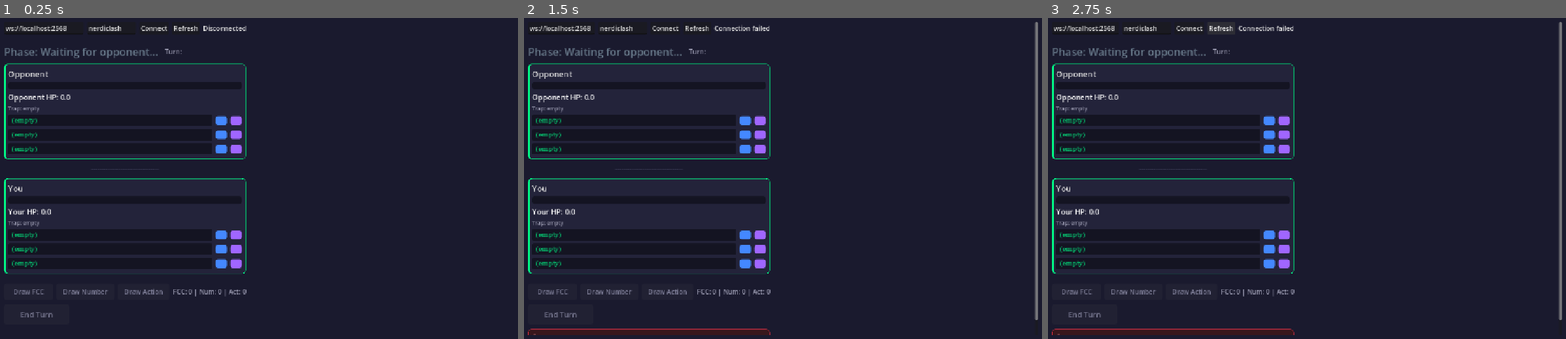
Above: before the commit, frames 1-3 (left to right).
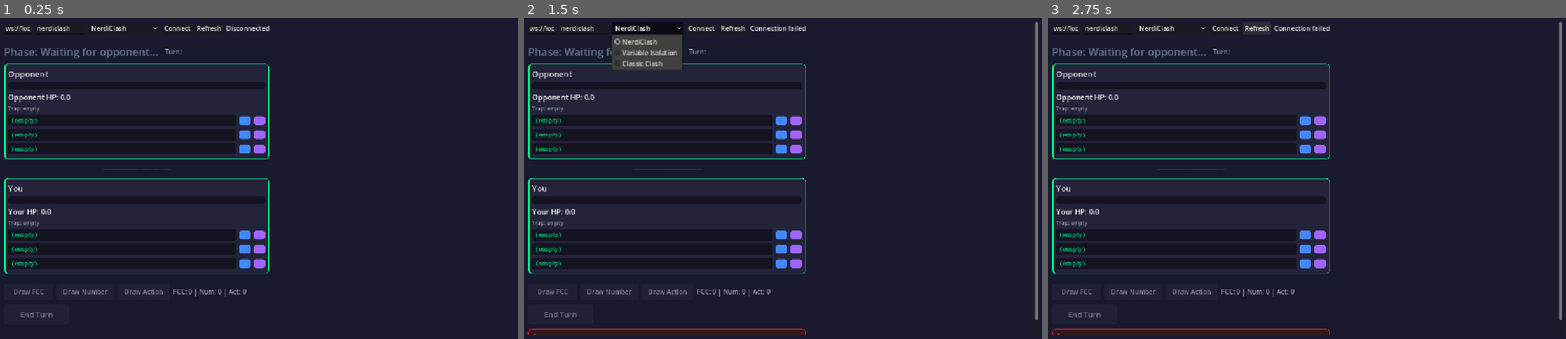
Above: after the commit, the same moments.

Repository: noodledon/NerdCard
Game: Godot game, scene res://game.tscn
The game is run twice, just before and just after one commit, with the same random seed, the same clock (stepped at 60 frames per second) and the same inputs.
Inputs (mouse positions are in pixels of both pictures, inside the frame that each line leads up to):
- Up to frame 1 (0.25 s): no input
- Up to frame 2 (1.5 s): click "Connect" at 0.5 s; click (648, 27) at 1.25 s, where only the run after the commit has a clickable "NerdiClash"
- Up to frame 3 (2.75 s): click "Refresh" at 2 s

The runs differ from the first frame. In frame 1, 2.2% of the frame differs, in the area x 5-53%, y 2-80%; in frame 2, 3.9%, in the area x 5-55%, y 1-99%; in frame 3, 2.5%.

Commit message:
feat(client): mode picker on connect screen + mode badge
Generated with [Devin](https://devin.ai)

Co-Authored-By: Devin <158243242+devin-ai-integration[bot]@users.noreply.github.com>

Diff:
--- a/client/game.gd
+++ b/client/game.gd
@@ -18,6 +18,7 @@
 @onready var connect_button: Button = $CanvasLayer/MarginContainer/ScrollContainer/VBoxContainer/ConnectRow/ConnectButton
 @onready var status_label: Label = $CanvasLayer/MarginContainer/ScrollContainer/VBoxContainer/ConnectRow/StatusLabel
 
+@onready var phase_turn_row: HBoxContainer = $CanvasLayer/MarginContainer/ScrollContainer/VBoxContainer/PhaseTurnRow
 @onready var turn_phase_label: Label = $CanvasLayer/MarginContainer/ScrollContainer/VBoxContainer/PhaseTurnRow/TurnPhaseLabel
 @onready var turn_owner_label: Label = $CanvasLayer/MarginContainer/ScrollContainer/VBoxContainer/PhaseTurnRow/TurnOwnerLabel
 
@@ -92,6 +93,22 @@
 	"abandoned": "Game abandoned",
 }
 
+## Mode picker entries in OptionButton order — display label ↔ wire
+## GameMode value (server/src/logic/modes.ts GAME_MODES). The wire value
+## rides as item metadata.
+const MODE_OPTIONS: Array = [
+	{"label": "NerdiClash", "value": "nerdiclash"},
+	{"label": "Variable Isolation", "value": "variable_isolation"},
+	{"label": "Classic Clash", "value": "classic_clash"},
+]
+
+## Wire GameMode → display label (HUD badge, status line, room rows).
+const MODE_LABELS: Dictionary = {
+	"nerdiclash": "NerdiClash",
+	"variable_isolation": "Variable Isolation",
+	"classic_clash": "Classic Clash",
+}
+
 ## Base captions for the three draw buttons — the armed deck gets a " ·1"
 ## suffix so a split-draw selection is visible before the second click.
 const DECK_BUTTON_BASE_TEXT: Dictionary = {
@@ -145,6 +162,13 @@
 ## Visible only while seated — leave_room unseats us but keeps the socket,
 ## so leaving returns to this lobby row without a reconnect (wave-12 T2).
 var _leave_button: Button
+
+## Mode picker on the connect row and the HUD mode badge on the phase row —
+## both code-built in _ready (same convention as the room field; wave-13
+## M3). The picker's choice rides join_room.mode; the badge reads the
+## snapshot's root `mode`, so it always shows the room's actual mode.
+var _mode_option_button: OptionButton
+var _mode_badge_label: Label
 
 ## Rematch button, code-built into the scene's GameOverVBox in _ready (same
 ## convention as the defense banner — game.tscn untouched). Rematch votes
@@ -173,6 +197,8 @@
 	_build_room_field()
 	_build_room_browser()
 	_build_leave_button()
+	_build_mode_picker()
+	_build_mode_badge()
 	_build_rematch_button()
 	_render_from_model()
 
@@ -215,6 +241,58 @@
 	connect_row.move_child(_leave_button, 4)
 
 
+## Mode OptionButton between the room field and ConnectButton (index 2).
+## Must run after _build_room_browser/_build_leave_button — those move to
+## fixed indices 3/4, which only land right while ConnectButton still
+## sits at index 2.
+func _build_mode_picker() -> void:
+	_mode_option_button = OptionButton.new()
+	for option in MODE_OPTIONS:
+		_mode_option_button.add_item(String(option["label"]))
+		_mode_option_button.set_item_metadata(_mode_option_button.item_count - 1, option["value"])
+	_mode_option_button.selected = 0
+	_mode_option_button.tooltip_text = "Game mode — fixed for the room once created"
+	connect_row.add_child(_mode_option_button)
+	connect_row.move_child(_mode_option_button, 2)
+
+
+## Small mode readout appended to the phase row (next to the turn labels).
+## Fed by the snapshot's root `mode` — getStateSnapshot surfaces
+## config.mode flat — so a rejoined room shows its own mode, not the
+## picker's request.
+func _build_mode_badge() -> void:
+	_mode_badge_label = Label.new()
+	_mode_badge_label.add_theme_color_override("font_color", TEXT_DIM)
+	_mode_badge_label.add_theme_font_size_override("font_size", 16)
+	_mode_badge_label.vertical_alignment = VERTICAL_ALIGNMENT_CENTER
+	_mode_badge_label.visible = false
+	phase_turn_row.add_child(_mode_badge_label)
+
+
+## Wire GameMode → display label; unknown values pass through verbatim.
+func _mode_label(mode: String) -> String:
+	return String(MODE_LABELS.get(mode, mode))
+
+
+## The picker's wire value — the selected item's metadata, defaulting to
+## the first entry (nerdiclash).
+func _selected_mode() -> String:
+	var idx: int = _mode_option_button.selected
+	if idx < 0:
+		idx = 0
+	var meta: Variant = _mode_option_button.get_item_metadata(idx)
+	return String(meta) if meta != null else "nerdiclash"
+
+
+## Move the picker to a wire mode value — room-browser rows preset it, so
+## Connect can't hit the live room's MODE_MISMATCH by accident.
+func _select_mode(mode: String) -> void:
+	for i in _mode_option_button.item_count:
+		if String(_mode_option_button.get_item_metadata(i)) == mode:
+			_mode_option_button.select(i)
+			return
+
+
 ## Refresh doubles as the lobby dial: a cold socket browses without taking
 ## a seat (browse_rooms), a live one just re-asks.
 func _on_refresh_rooms_pressed() -> void:
@@ -233,20 +311,27 @@
 	for entry in rooms:
 		var info: Dictionary = entry
 		var listed_name: String = String(info.get("name", ""))
+		var listed_mode: String = String(info.get("mode", ""))
 		var row := Button.new()
 		row.alignment = HORIZONTAL_ALIGNMENT_LEFT
-		row.text = "%s — %d/2 — %s" % [
+		row.text = "%s — %d/2 — %s — %s" % [
 			listed_name,
 			int(info.get("playerCount", 0)),
 			String(info.get("phase", "waiting")),
+			_mode_label(listed_mode) if listed_mode != "" else "?",
 		]
-		row.pressed.connect(func() -> void: _room_line_edit.text = listed_name)
+		## A live room's mode is fixed — preset the picker to the row's mode
+		## so the following Connect agrees with it (MODE_MISMATCH otherwise).
+		row.pressed.connect(func() -> void:
+			_room_line_edit.text = listed_name
+			_select_mode(listed_mode)
+		)
 		_rooms_vbox.add_child(row)
 
 
 func _on_connect_button_pressed() -> void:
 	status_label.text = "Connecting..."
-	ConnectionManager.connect_to_server(ip_line_edit.text, "", _room_line_edit.text)
+	ConnectionManager.connect_to_server(ip_line_edit.text, "", _room_line_edit.text, _selected_mode())
 
 
 ## leave_room needs a seat, so send_intent's _joined gate is the right
@@ -273,7 +358,11 @@
 func _on_connected(role: String) -> void:
 	_local_role = role
 	_leave_button.visible = true
-	status_label.text = "Connected as %s" % role
+	## confirmed_mode is the bridge's `joined.mode` echo — the room's
+	## authoritative mode, which may differ from the picker's request only
+	## on a seat reclaim.
+	var mode_text: String = _mode_label(ConnectionManager.confirmed_mode)
+	status_label.text = "Connected as %s" % role if mode_text == "" else "Connected as %s — %s" % [role, mode_text]
 
 
 func _on_state_changed(_snapshot: Dictionary) -> void:
@@ -336,6 +425,7 @@
 	_render_construction_panel(phase, local_player)
 	_render_defense_banner(phase, state)
 	_render_game_over(phase, state)
+	_render_mode_badge(state)
 
 
 ## Drops selection ids whose card has left the hand (consumed by a
@@ -715,6 +805,15 @@
 		construction_countdown.text = "%ds" % _deadline_seconds_left()
 	elif phase == "defense" and _defense_label != null:
 		_defense_label.text = _defense_banner_text()
+
+
+## Snapshot-root `mode` → "Mode: X" badge on the phase row; hidden before
+## the first snapshot (no mode known yet) and after a leave/reset.
+func _render_mode_badge(state: Dictionary) -> void:
+	var mode: String = String(state.get("mode", ""))
+	_mode_badge_label.visible = mode != ""
+	if mode != "":
+		_mode_badge_label.text = "Mode: %s" % _mode_label(mode)
 
 
 func _render_deck_counts(local_player: Dictionary) -> void:
--- a/client/scripts/ConnectionManager.gd
+++ b/client/scripts/ConnectionManager.gd
@@ -16,10 +16,12 @@
 ##     "message", "retryable"}` mirrors ServerErrorSchema.
 ##   Join handshake: `{"type": "join_room", "room": <room_name — each name
 ##     is an isolated 2P game; blank falls back to "nerdiclash">,
+##     "mode": <GameMode — blank falls back to "nerdiclash"; a live room
+##     that disagrees answers MODE_MISMATCH (wave-13 M1)>,
 ##     "displayName": <optional>, "sessionId": <optional>,
 ##     "reconnectToken": <optional>}` outbound,
 ##     `{"type": "joined", "sessionId": "...", "role": "p1"|"p2",
-##     "reconnectToken": "..."}` inbound.
+##     "reconnectToken": "...", "mode": <the room's GameMode>}` inbound.
 ##     Sending the prior sessionId + reconnectToken pair reclaims a
 ##     disconnected seat (json-bridge.ts handleJoin reconnection branch);
 ##     the token proves seat ownership — sessionIds are guessable.
@@ -64,6 +66,14 @@
 var ws: Node = null
 var endpoint: String = "ws://localhost:2568"
 var room_name: String = "nerdiclash"
+## GameMode picked on the connect row (server/src/logic/modes.ts
+## GAME_MODES) — sent on every join_room; a live room that disagrees
+## answers MODE_MISMATCH.
+var game_mode: String = "nerdiclash"
+## The mode echoed back in `joined` — the room's authoritative mode, which
+## on a seat reclaim is whatever the room was created with regardless of
+## the mode we sent (the bridge ignores mode on reclaim).
+var confirmed_mode: String = ""
 var display_name: String = ""
 var _joined: bool = false
 ## True while the in-flight join_room carried a stored sessionId — set in
@@ -90,12 +100,16 @@
 	ws.connect("connection_failed", Callable(self, "_on_ws_connection_failed"))
 
 
-func connect_to_server(url: String, name_hint: String = "", room_hint: String = "") -> void:
+func connect_to_server(url: String, name_hint: String = "", room_hint: String = "", mode_hint: String = "") -> void:
 	endpoint = url
 	display_name = name_hint
 	## Blank keeps the bridge default ("nerdiclash") — room names are
 	## [a-zA-Z0-9_-]{1,32} and each is an isolated 2P game (wave-11 T1).
 	room_name = room_hint if room_hint != "" else "nerdiclash"
+	## Same convention for the GameMode (wave-13 M1): missing/empty is the
+	## v1 default; invalid values are INVALID_PAYLOAD server-side.
+	game_mode = mode_hint if mode_hint != "" else "nerdiclash"
+	confirmed_mode = ""
 	_joined = false
 	_auto_retried = false
 	_room_full_notified = false
@@ -140,7 +154,7 @@
 
 
 func _send_join() -> void:
-	var join_msg: Dictionary = {"type": "join_room", "room": room_name}
+	var join_msg: Dictionary = {"type": "join_room", "room": room_name, "mode": game_mode}
 	if display_name != "":
 		join_msg["displayName"] = display_name
 	## Seat reclaim (T5 + wave-10 T3): a held sessionId + reconnectToken
@@ -151,6 +165,8 @@
 	if _rejoin_attempted:
 		join_msg["sessionId"] = GameModel.local_session_id
 		join_msg["reconnectToken"] = GameModel.local_reconnect_token
+	if OS.is_debug_build():
+		print("[ConnectionManager] join_room: ", join_msg)
 	ws.send_json(join_msg)
 
 
@@ -206,6 +222,9 @@
 			_joined = true
 			GameModel.local_session_id = new_session_id
 			GameModel.local_reconnect_token = String(data.get("reconnectToken", ""))
+			## `joined.mode` echo confirms the room's mode — on a reclaim
+			## this is the seat's mode, not necessarily what we asked for.
+			confirmed_mode = String(data.get("mode", game_mode))
 			emit_signal("connected", String(data.get("role", "")))
 		"state_snapshot":
 			GameModel.state = data.get("state", {})
--- a/client/testkit/TestKit.gd
+++ b/client/testkit/TestKit.gd
@@ -20,7 +20,8 @@
 ##   scenario    {steps}           sequential step list — the timing-safe way
 ##                                 to cross short windows (defense, trap)
 ##   ws_close {}                   close the game socket (reconnect test)
-##   connect_ws  {url}             ConnectionManager.connect_to_server
+##   connect_ws  {url,room,mode}   ConnectionManager.connect_to_server
+##                                 (room/mode optional — bridge defaults)
 ##   get_log {}                    drained ring buffer of WS msgs + signals
 ##   quit {}                       exit the client process
 ##
@@ -252,6 +253,7 @@
 				String(msg.get("url", "ws://localhost:2568")),
 				"",
 				String(msg.get("room", "")),
+				String(msg.get("mode", "")),
 			)
 			return {"connecting": true}
 		"get_log":
@@ -296,7 +298,12 @@
 			"ws_close":
 				r = await _run_command({"cmd": "ws_close"})
 			"connect_ws":
-				r = await _run_command({"cmd": "connect_ws", "url": step.get("url", "ws://localhost:2568")})
+				r = await _run_command({
+					"cmd": "connect_ws",
+					"url": step.get("url", "ws://localhost:2568"),
+					"room": step.get("room", ""),
+					"mode": step.get("mode", ""),
+				})
 			"dump_log":
 				var p := String(step.get("path", "user://testkit_log.json"))
 				DirAccess.make_dir_recursive_absolute(p.get_base_dir())
Not shown, changed: tools/testkit-mcp/server.mjs
